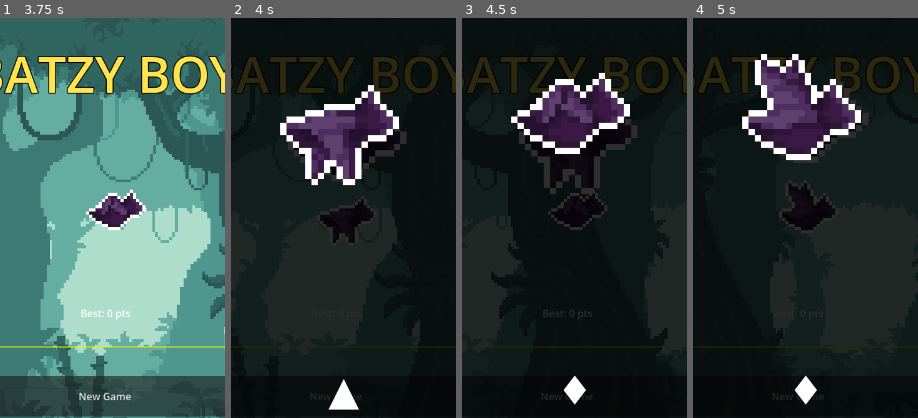
Above: before the commit, frames 1-4 (left to right).
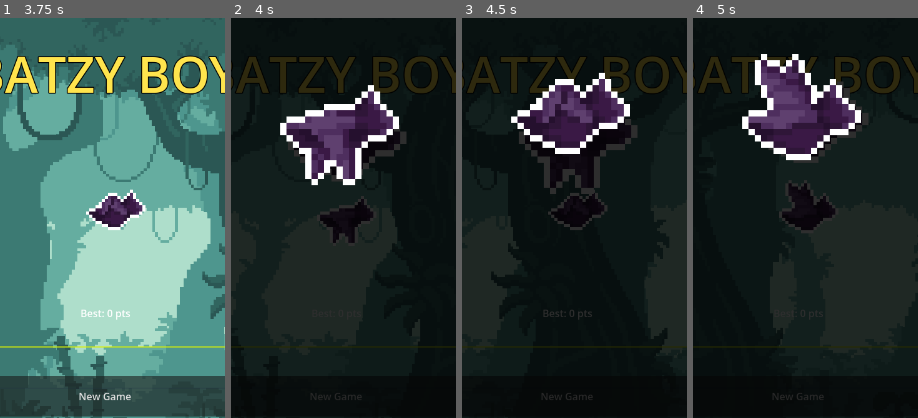
Above: after the commit, the same moments.

Repository: Kahlaylae/PlayParty
Game: Godot game, scene res://scenes/menu.tscn
Two runs of this game, one before a commit and one after it. Both use one fixed random seed, a clock stepped at 60 frames per second and the inputs below.
Inputs (mouse positions are % of the whole screen's width and height, from its top left):
- Up to frame 1 (3.75 s): click "New Game" at 0.5 s; tap Enter at 1.25 s; move the mouse to (72, 45) at 1.27 s; tap Space every 0.75 s from 1.35 to 3.6 s; click (72, 45) at 1.42 s; click (72, 45) at 1.52 s; click (72, 45) at 1.82 s; move the mouse to (30, 55) at 2.02 s; click (30, 55) at 2.17 s; click (30, 55) at 2.27 s; click (30, 55) at 2.57 s; move the mouse to (60, 28) at 2.77 s; click (60, 28) at 2.92 s; move the mouse to (45, 70) at 3.52 s; click (45, 70) at 3.67 s
- Up to frame 2 (4 s): click (45, 70) at 3.77 s
- Up to frame 3 (4.5 s): click (45, 70) at 4.07 s; click "New Game" at 4.25 s
- Up to frame 4 (5 s): no input
The pictures show only the part of the screen within x 25-75%, y 6-56%; the shares and areas given below are measured in that part.

Frame 1 is identical in both runs. In frame 2, 0.6% of the frame differs, in the area x 43-57%, y 90-98%; in frame 3, 0.4%; in frame 4, 0.4%.

Commit message:
Batzy Boy: remove all text icons, clean text-only UI

Diff:
--- a/batzyboy/batzyboy/script/main.gd
+++ b/batzyboy/batzyboy/script/main.gd
@@ -396,7 +396,7 @@
 	title.add_theme_color_override("font_color", Color(1.0, 0.9, 0.2))
 
 	# Top half tap zone → resume
-	_make_label_centered(_pause_panel, -100.0, 32, "▶  Resume")
+	_make_label_centered(_pause_panel, -100.0, 32, "Resume")
 
 	# Subtle divider at screen centre
 	var sep := ColorRect.new()
@@ -412,7 +412,7 @@
 	_pause_panel.add_child(sep)
 
 	# Bottom half tap zone → main menu
-	var menu_lbl := _make_label_centered(_pause_panel, 60.0, 32, "←  Main Menu")
+	var menu_lbl := _make_label_centered(_pause_panel, 60.0, 32, "Main Menu")
 	menu_lbl.add_theme_color_override("font_color", Color(0.75, 0.75, 0.75))
 
 	var hint := _make_label_centered(_pause_panel, 230.0, 16, "spacebar to resume")
@@ -514,7 +514,7 @@
 	var died_lbl := _make_label_centered(_death_panel, -200.0, 52, "YOU DIED")
 	died_lbl.add_theme_color_override("font_color", Color(1.0, 0.2, 0.2))
 
-	_new_best_label = _make_label_centered(_death_panel, -135.0, 26, "★ NEW BEST! ★")
+	_new_best_label = _make_label_centered(_death_panel, -135.0, 26, "NEW BEST!")
 	_new_best_label.add_theme_color_override("font_color", Color(1.0, 0.9, 0.2))
 	_new_best_label.hide()
 
--- a/batzyboy/batzyboy/script/menu.gd
+++ b/batzyboy/batzyboy/script/menu.gd
@@ -25,7 +25,6 @@
 
 # Overlays built in code
 var _htp_layer:      CanvasLayer
-var _htp_icon:       Label
 var _htp_title:      Label
 var _htp_body:       Label
 var _htp_progress:   Label
@@ -122,7 +121,6 @@
 			_apply_outline_shader(htp_anim)
 		panel.add_child(bat_inst)
 
-	_htp_icon  = _make_label_centered(panel, -20.0,  64, "👆")
 	_htp_title = _make_label_centered(panel,  60.0,  36, "Tap to Hop")
 	_htp_title.add_theme_color_override("font_color", Color(1.0, 0.9, 0.2))
 	_htp_body  = _make_label_centered(panel, 110.0,  24, "")
@@ -153,7 +151,6 @@
 
 func _update_htp_card() -> void:
 	var card: Dictionary = HTP_CARDS[_htp_card_idx]
-	_htp_icon.text     = card.icon
 	_htp_title.text    = card.title
 	_htp_body.text     = card.body
 	_htp_progress.text = "%d / %d" % [_htp_card_idx + 1, HTP_CARDS.size()]
@@ -182,7 +179,7 @@
 	# Circle back button — top-right, just above the Settings title
 	# anchor top=0 means offset_top is absolute from screen top; title resolves to y≈360
 	var back_btn := Button.new()
-	back_btn.text           = "←"
+	back_btn.text           = "Back"
 	back_btn.anchor_left    = 1.0
 	back_btn.anchor_right   = 1.0
 	back_btn.anchor_top     = 0.0
